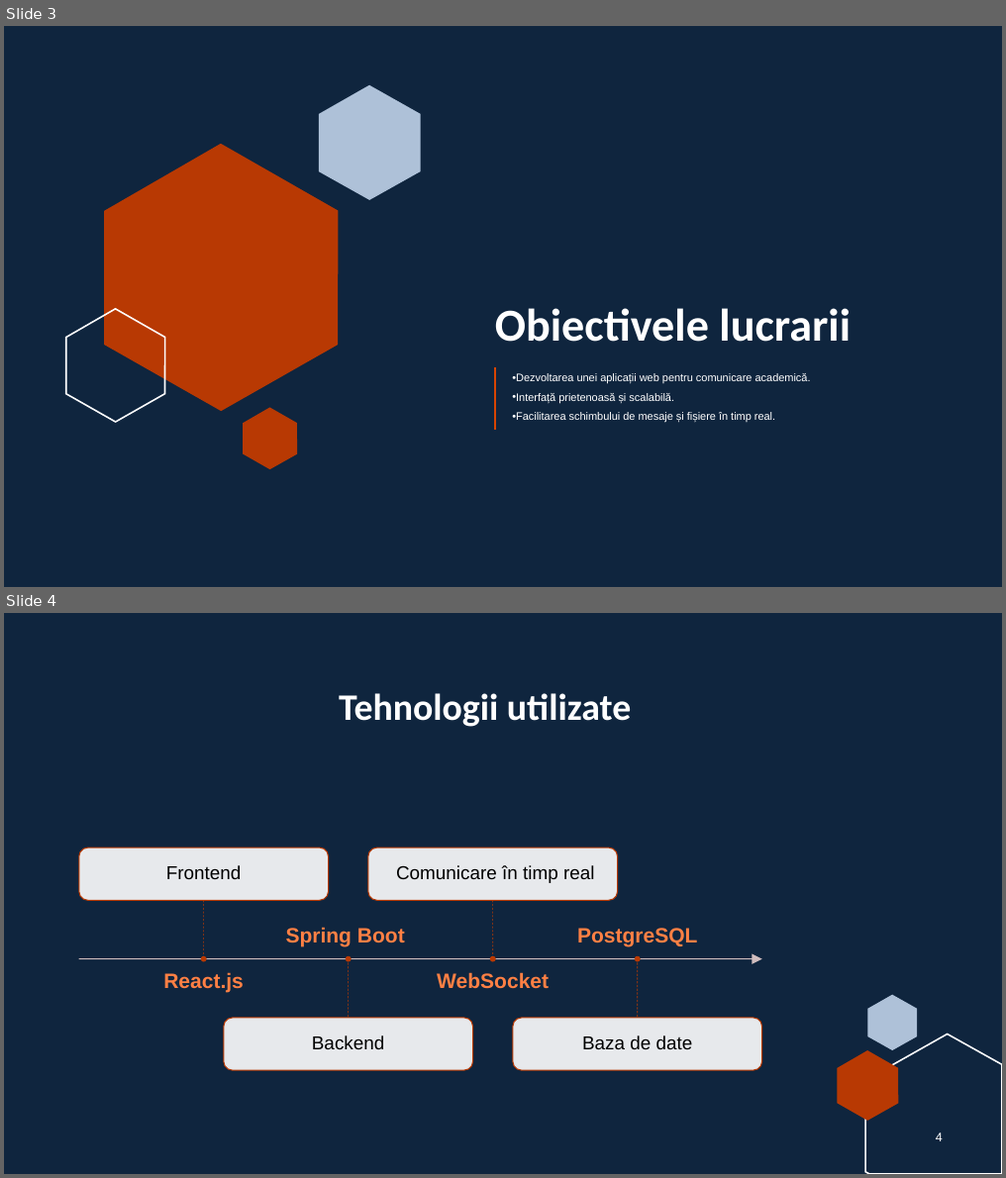
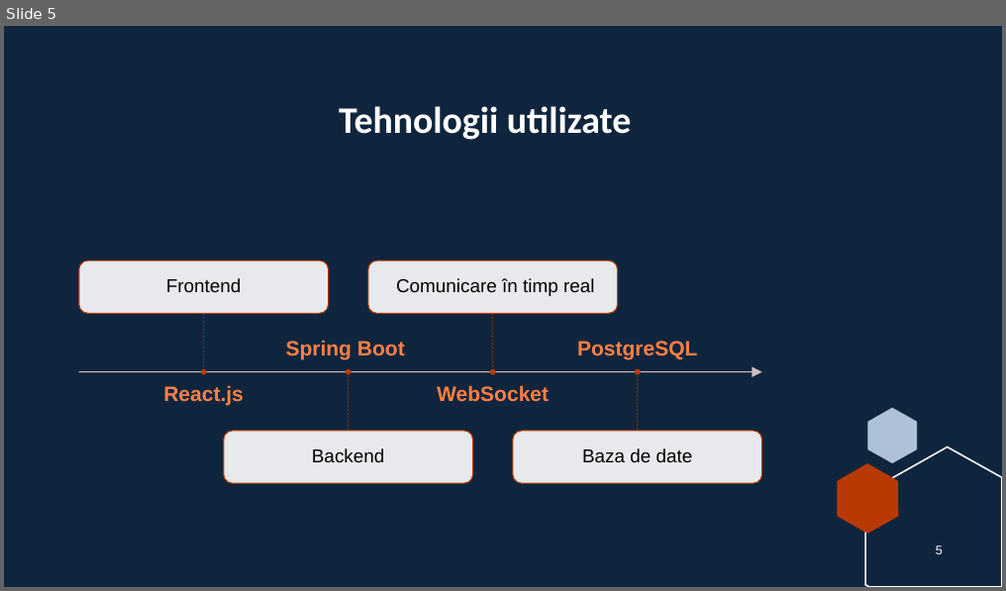
Before and after one commit to janina280/CampusConnect, a slide deck: Documentation/CampusConnect.pptx. Shown one above the other, each under a label of ours: slides 3 and 4 before the commit, slide 5 after it. The pictures are 1006x1178 and 1006x591 pixels, drawn with LibreOffice and Linux fonts; fonts in the diff are those of the drawing. Boxes give left, top, right and bottom in pixels: in the first picture for what was removed or moved away, otherwise in the second. Text is boxed around its words. In the diff, an @@ line names an element or a change of style, - is before the commit and + after.

```diff
--- a/Documentation/CampusConnect.pptx
+++ b/Documentation/CampusConnect.pptx
@@ slide 3 removed at [4,26,1002,587], background #0F253E @@
@@ freeform shape removed at [319,85,420,200] @@
@@ freeform shape removed at [104,144,338,411] @@
@@ freeform shape removed at [66,309,165,422] @@
@@ title removed at [495,308,850,342] @@
-Obiectivele lucrarii
@@ line removed from (495, 368) to (495, 430) @@
@@ text removed at [512,373,811,423] @@
-• Dezvoltarea unei aplicații web pentru comunicare academică.
-• Interfață prietenoasă și scalabilă.
-• Facilitarea schimbului de mesaje și fișiere în timp real.
@@ freeform shape removed at [243,408,297,470] @@
@@ what was slide 4 is now slide 5 @@
@@ page number at [936,546,943,555]: text changed @@
-4
+5
```
Also in this commit, not shown: 2 slides changed, 4 slides added, 1 other slide removed.
